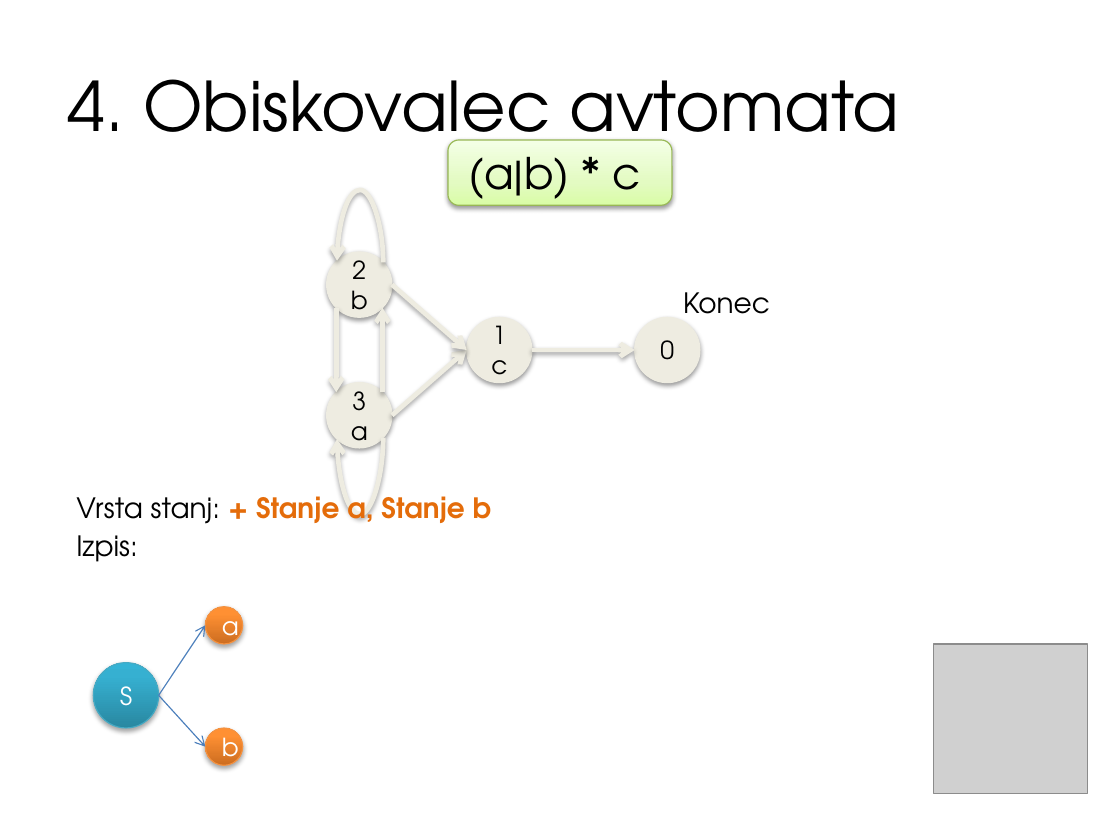
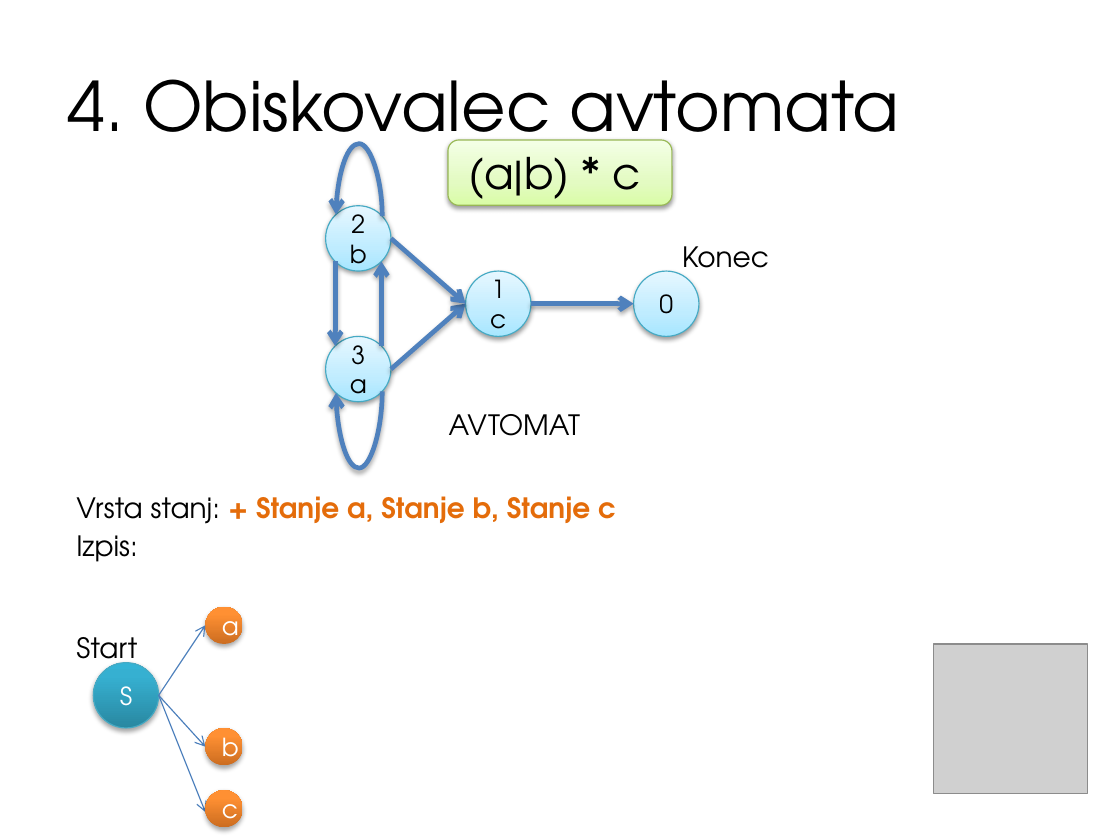
Before and after one commit to tadeboro/reglang, a slide deck: slide 13 of presentation/RegexRangers.pptx. Drawn at 1120x840 pixels with LibreOffice and Linux fonts; fonts in the diff are those of the drawing; grey boxes stand for pictures. Boxes give left, top, right and bottom in pixels: in the first picture for what was removed or moved away, otherwise in the second. Text is boxed around its words. In the diff, an @@ line names an element or a change of style, - is before the commit and + after.

```diff
--- a/presentation/RegexRangers.pptx
+++ b/presentation/RegexRangers.pptx
@@ curved arrow (382, 216) - (336, 215): stroke #EEECE1 3 pt to #4F81BD 3 pt @@
@@ arrow moved from (392, 416) - (467, 349) to (391, 239) - (466, 304) @@
@@ arrow (391, 239) - (466, 304): stroke #EEECE1 3 pt to #4F81BD 3 pt @@
@@ arrow (335, 262) - (335, 346): stroke #EEECE1 3 pt to #4F81BD 3 pt @@
@@ arrow (382, 346) - (382, 262): stroke #EEECE1 3 pt to #4F81BD 3 pt @@
@@ arrow moved from (392, 284) - (467, 349) to (391, 370) - (466, 304) @@
@@ arrow (391, 370) - (466, 304): stroke #EEECE1 3 pt to #4F81BD 3 pt @@
@@ arrow (531, 304) - (634, 304): stroke #EEECE1 3 pt to #4F81BD 3 pt @@
@@ fill #EEECE1 to gradient #A7E6FF to #C1EDFF to #E7F8FF; outline #EEECE1 0.75 pt to #46AAC5 0.75 pt in 4 elements at (634,271,699,336), (466,271,531,336), (326,206,391,271), (326,336,391,401) @@
@@ 4 ellipses, 3 arrows, 2 curved arrows, 1 text: place and size @@
-4 ellipses, 3 arrows, 2 curved arrows, 1 text at (327,189,770,515)
+4 ellipses, 3 arrows, 2 curved arrows, 1 text at (326,143,769,468)
@@ curved arrow (382, 391) - (336, 393): stroke #EEECE1 3 pt to #4F81BD 3 pt @@
@@ text added at (449,414,580,436), 18 pt, text #000000 @@
+AVTOMAT
@@ text at (76,496,616,524): text changed @@
-Vrsta stanj: + Stanje a, Stanje b
+Vrsta stanj: + Stanje a, Stanje b, Stanje c
@@ ellipse "a" at (205,607,242,644): outline #F69240 0.75 pt to none @@
@@ text added at (76,637,137,672), 18 pt, text #000000 @@
+Start
@@ arrow added from (159, 696) to (205, 812), #4B7EBC 0.75 pt @@
@@ ellipse "b" at (205,728,242,765): outline #F69240 0.75 pt to none @@
@@ ellipse added at (205,790,242,827), fill gradient #CC6E20 to #FF9034 to #FF9136, 16 pt, text #FFFFFF @@
+c
```
Also in this commit, not shown: 12 other slides changed, 4 slides added, 4 slides removed, 23 other files.
